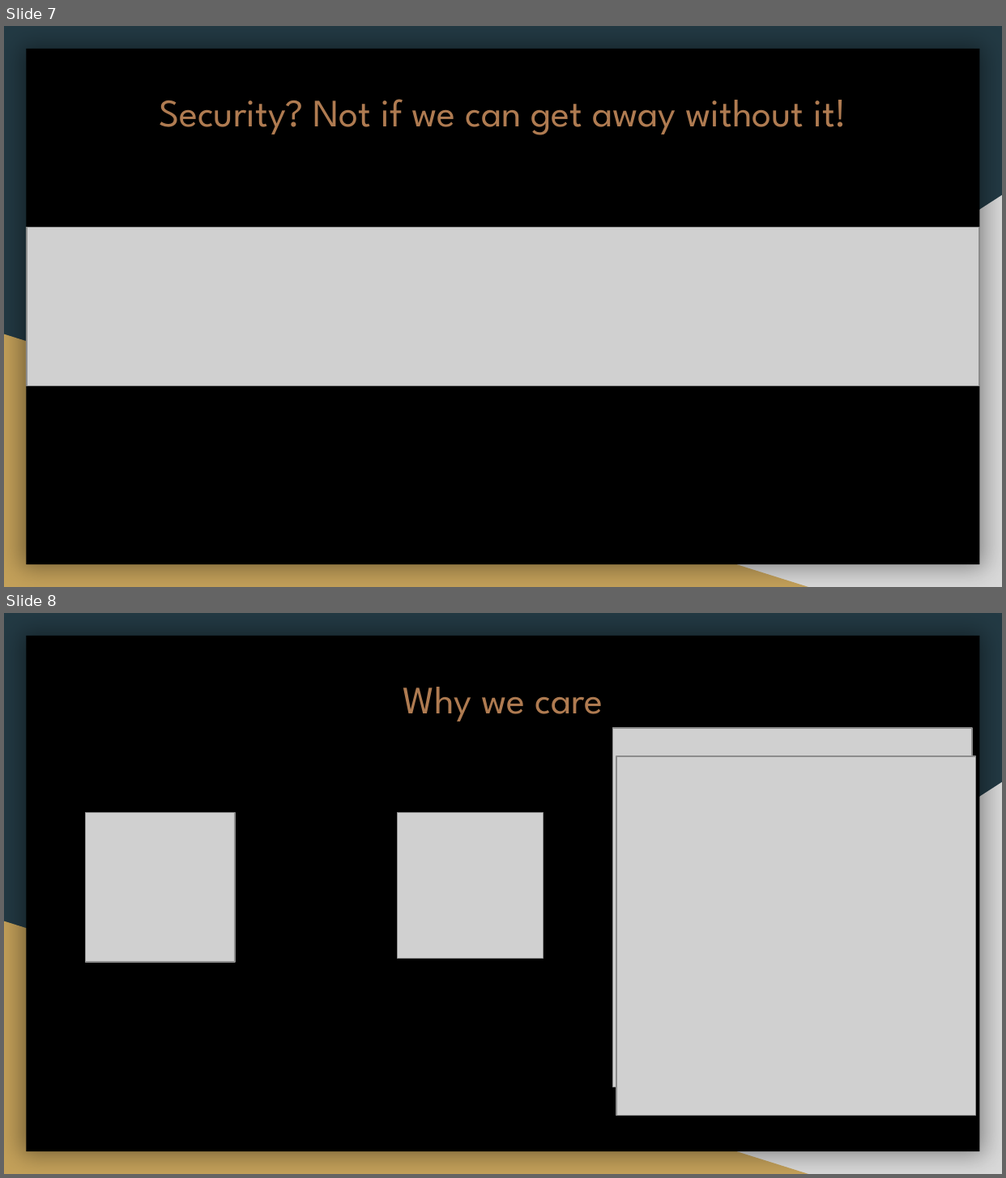
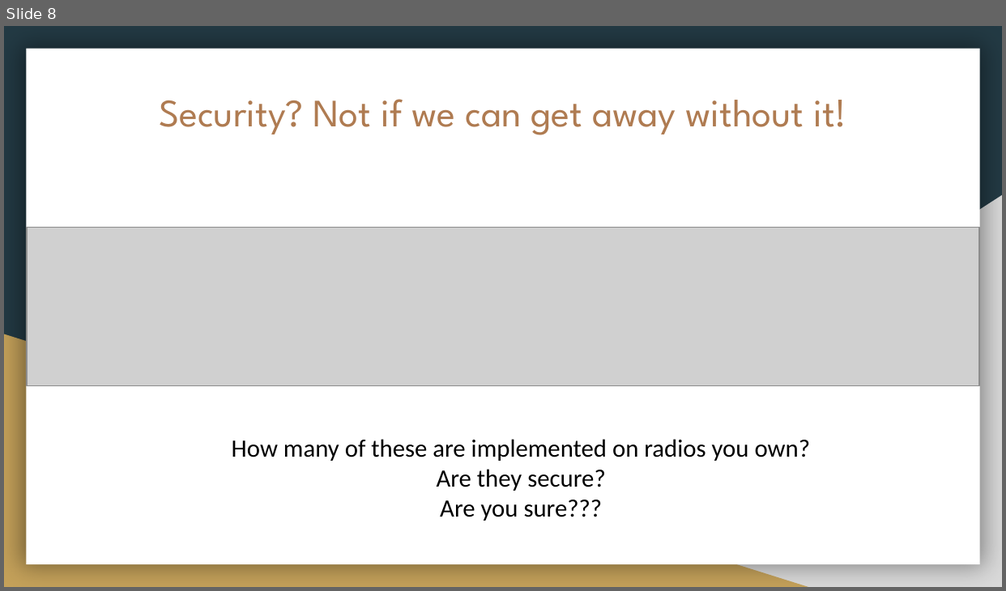
Before and after one commit to backwardn/siginttablet, a slide deck: CircleCityCon 2019/RadioInstigator CCC version.pptx. Shown one above the other, each under a label of ours: slides 7 and 8 before the commit, slide 8 after it. The pictures are 1006x1178 and 1006x591 pixels, drawn with LibreOffice and Linux fonts; fonts in the diff are those of the drawing; grey boxes stand for pictures. Boxes give left, top, right and bottom in pixels: in the first picture for what was removed or moved away, otherwise in the second. Text is boxed around its words. In the diff, an @@ line names an element or a change of style, - is before the commit and + after.

```diff
--- a/CircleCityCon 2019/RadioInstigator CCC version.pptx
+++ b/CircleCityCon 2019/RadioInstigator CCC version.pptx
@@ slide 8 removed at (4,613,1002,1174), background #233A44; not listed: 3 template elements that a slide beside it also shows @@
@@ text removed at (403,687,603,722) @@
-Why we care
@@ picture removed at (613,728,972,1087) @@
@@ picture removed at (616,756,976,1116) @@
@@ picture removed at (85,812,235,962) @@
@@ picture removed at (397,812,543,958) @@
@@ what was slide 7 is now slide 8 @@
@@ slide 8 changed as well @@
@@ rectangle at (26,49,980,565): fill #000000 to #FFFFFF @@
@@ text added at (232,439,811,521), 18 pt, text #000000 @@
+How many of these are implemented on radios you own?
+Are they secure?
+Are you sure???
```
Also in this commit, not shown: 14 other slides changed, 16 slides added, 4 other slides removed, 17 other files.
